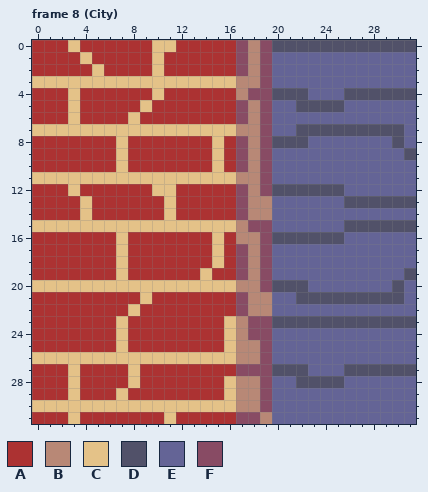
Pixel-art file, stored at Scarf of Night/assets/tiles.aseprite. Above is the file before it was changed.
32x32 pixels, 12 frames. Colours within 5 levels of each other are drawn and written as one. Shown: frame 8 (City). The commit also changed other frames, which this record leaves out.
Palette (. is transparent): A #ac3232  B #b88876  C #e4c288  D #515169  E #646496  F #884b64
Pixels before, frame 8 (City), first column x 0:
 0 AAACAAAAAACCAAAAAFBFDDDDDDDDDDDD
 1 AAAACAAAAACAAAAAAFBFEEEEEEEEEEEE
 2 AAAAACAAAACAAAAAAFBFEEEEEEEEEEEE
 3 CCCCCCCCCCCCCCCCCBBFEEEEEEEEEEEE
 4 AAACAAAAAACAAAAAABFFDDDEEEDDDDDD
 5 AAACAAAAACAAAAAAAFBFEEDDDDEEEEEE
 6 AAACAAAACAAAAAAAAFBFEEEEEEEEEEEE
 7 CCCCCCCCCCCCCCCCCBBFEEDDDDDDDDDE
 8 AAAAAAACAAAAAAACAFBFDDDEEEEEEEDE
 9 AAAAAAACAAAAAAACAFBFEEEEEEEEEEED
10 AAAAAAACAAAAAAACAFBFEEEEEEEEEEEE
11 CCCCCCCCCCCCCCCCCBBFEEEEEEEEEEEE
12 AAACAAAAAACCAAAAAFBFDDDDDDEEEEEE
13 AAAACAAAAAACAAAAAFBBEEEEEEDDDDDD
14 AAAACAAAAAACAAAAAFBBEEEEEEEEEEEE
15 CCCCCCCCCCCCCCCCCBFFEEEEEEDDDDDD
16 AAAAAAACAAAAAAACABBFDDDDDDEEEEEE
17 AAAAAAACAAAAAAACAFBFEEEEEEEEEEEE
18 AAAAAAACAAAAAAACAFBFEEEEEEEEEEEE
19 AAAAAAACAAAAAACAAFBFEEEEEEEEEEED
20 CCCCCCCCCCCCCCCCCBBFDDDEEEEEEEDE
21 AAAAAAAAACAAAAAAAFBBEEDDDDDDDDDE
22 AAAAAAAACAAAAAAAAFBBEEEEEEEEEEEE
23 AAAAAAACAAAAAAAACBFFDDDDDDDDDDDD
24 AAAAAAACAAAAAAAACBFFEEEEEEEEEEEE
25 AAAAAAACAAAAAAAACBBFEEEEEEEEEEEE
26 CCCCCCCCCCCCCCCCCBBFEEEEEEEEEEEE
27 AAACAAAACAAAAAAAAFFFDDDEEEDDDDDD
28 AAACAAAACAAAAAAACBBFEEDDDDEEEEEE
29 AAACAAACAAAAAAAACBBFEEEEEEEEEEEE
30 CCCCCCCCCCCCCCCCCBBFEEEEEEEEEEEE
31 AAACAAAAAAACAAAAAFFBEEEEEEEEEEEE
Now the later version:
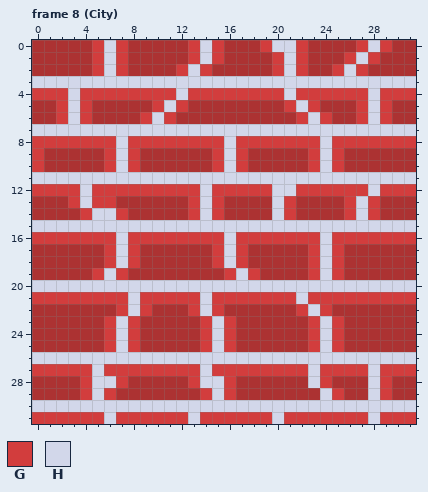
Colours new in this view: G #d23d3d  H #d2d7ea
The edit:
Changed rows in their new state; - is an unchanged pixel.
Frame 8 (City):
first column x 0:
 0 ---A-GHG--AA-GHG-AAGHHGAAAAGHGAA
 1 ----AGHG--A--GHG-AAAGHGAAAGHGAAA
 2 -----GHG--A-GHG--AAAGHGAAGHGAAAA
 3 HHHHHHHHHHHHHHHHHHHHHHHHHHHHHHHH
 4 GGGHGGGGGGGGHGGGGGGGGHGGGGGGHGGG
 5 --GHG----AGHG----AAAAGHGAAAGHGAA
 6 --GHG---AGHG-----AAAAAGHGAAGHGAA
 7 HHHHHHHHHHHHHHHHHHHHHHHHHHHHHHHH
 8 GGGGGGGHGGGGGGGGHGGGGGGGHGGGGGGG
 9 G-----GHG------GHGAAAAAGHGAAAAAA
10 G-----GHG------GHGAAAAAGHGAAAAAA
11 HHHHHHHHHHHHHHHHHHHHHHHHHHHHHHHH
12 GGGGHGGGGGGGGGHGGGGGHHGGGGGGHGGG
13 ---GHGG----A-GHG-AAAHGAAAAGHGAAA
14 ----GHHG---A-GHG-AAAHGAAAAGHGAAA
15 HHHHHHHHHHHHHHHHHHHHHHHHHHHHHHHH
16 GGGGGGGHGGGGGGGGHGGGGGGGHGGGGGGG
17 ------GHG------GHGAAAAAGHGAAAAAA
18 ------GHG------GHGAAAAAGHGAAAAAA
19 -----GHG------A-GHGAAAAGHGAAAAAA
20 HHHHHHHHHHHHHHHHHHHHHHHHHHHHHHHH
21 GGGGGGGGHGGGGGHGGGGGGGHGGGGGGGGG
22 -------GHG---GHG-AAAAAGHGAAAAAAA
23 ------GHG-----GHGAAAAAAGHGAAAAAA
24 ------GHG-----GHGAAAAAAGHGAAAAAA
25 ------GHG-----GHGAAAAAAGHGAAAAAA
26 HHHHHHHHHHHHHHHHHHHHHHHHHHHHHHHH
27 GGGGGHGGGGGGGGHGGGGGGGGHGGGGHGGG
28 ---AGHHGA----GHHGAAAAAAHGAAAHGAA
29 ---AGHGA------GHGAAAAAAAHGAAHGAA
30 HHHHHHHHHHHHHHHHHHHHHHHHHHHHHHHH
31 GGGGGGHGGGGGGHGGGGGGHGGGGGGGHGGG
Where, in picture pixels (left, top, right, bottom), the same in both pictures:
changed: (32, 40, 416, 424)
